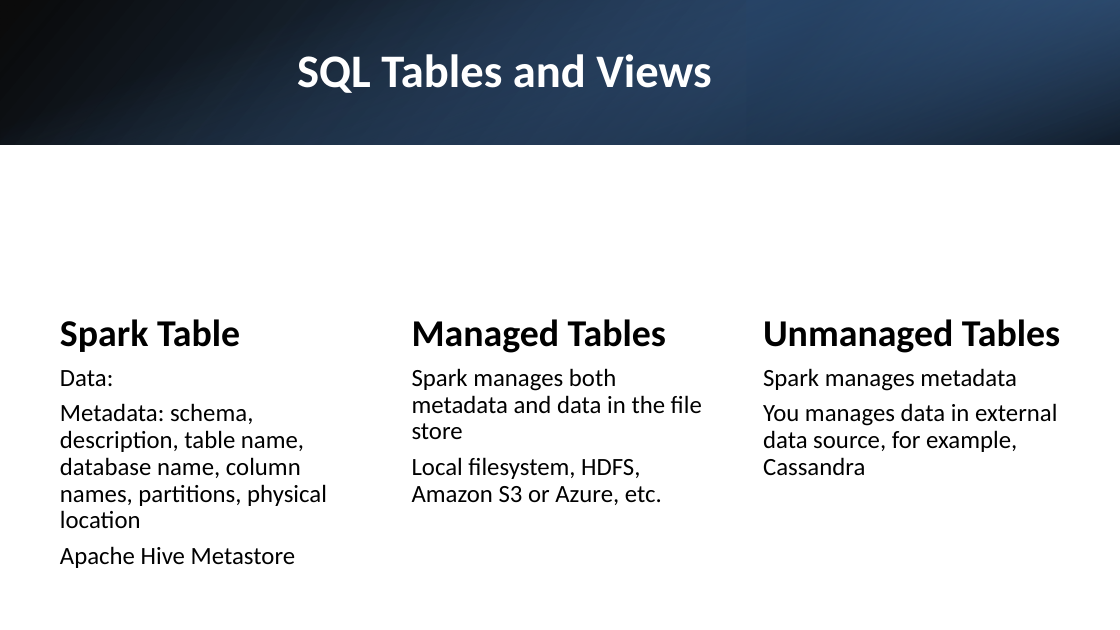
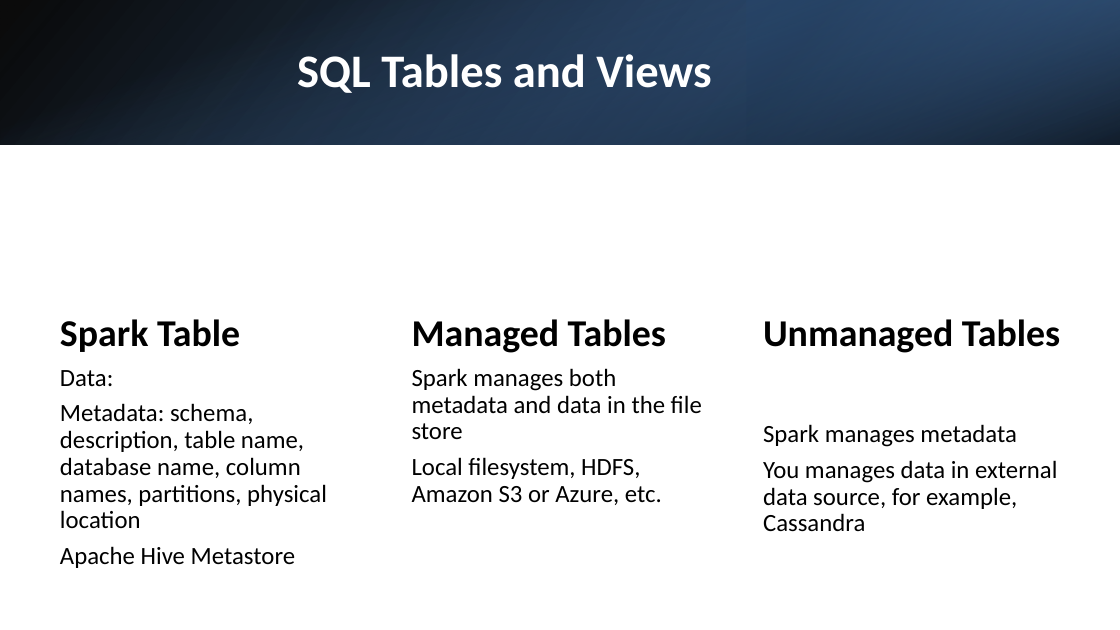
Before and after one commit to zhangyu027/UCI_Hadoop_Apache_Airflow, a slide deck: slide 12 of 02_Slides/M6_SparkSQL.pptx. Drawn at 1120x630 pixels with LibreOffice and Linux fonts; fonts in the diff are those of the drawing. Boxes give left, top, right and bottom in pixels: in the first picture for what was removed or moved away, otherwise in the second. Text is boxed around its words. In the diff, an @@ line names an element or a change of style, - is before the commit and + after.

```diff
--- a/02_Slides/M6_SparkSQL.pptx
+++ b/02_Slides/M6_SparkSQL.pptx
@@ text "Spark manages metadata": place and size @@
-text "Spark manages metadata" at box(763, 368, 1057, 476)
+text "Spark manages metadata" at box(763, 424, 1057, 532)
```
Also in this commit, not shown: 6 other slides changed, 21 slides removed, 10 other files.
